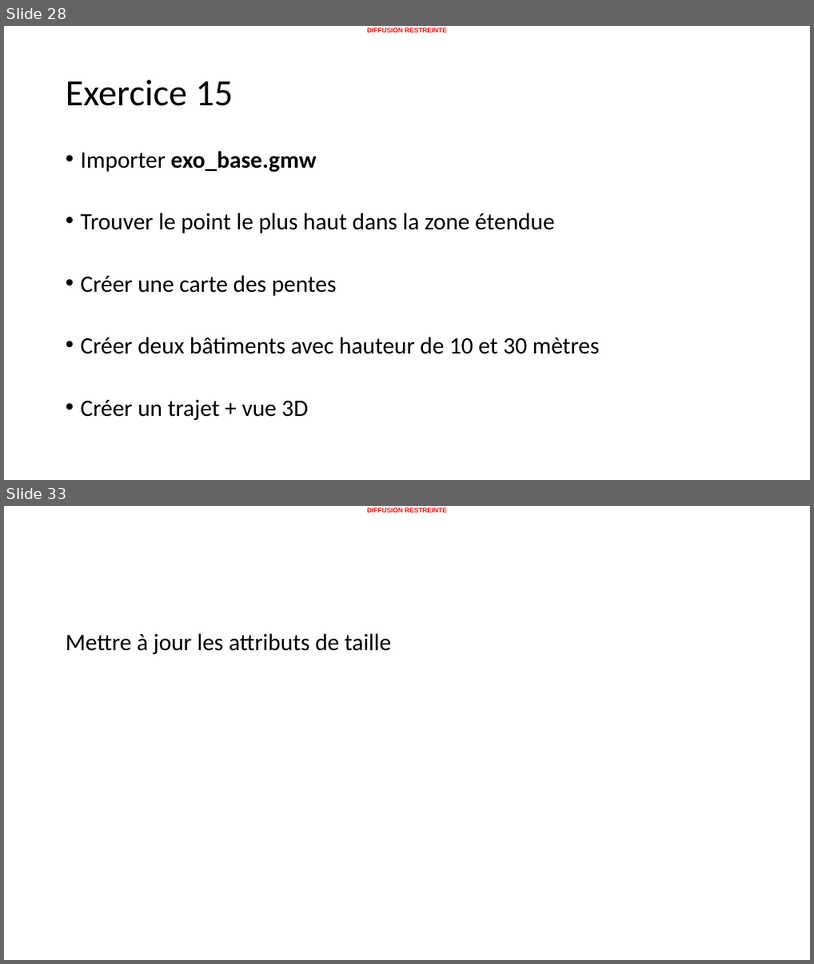
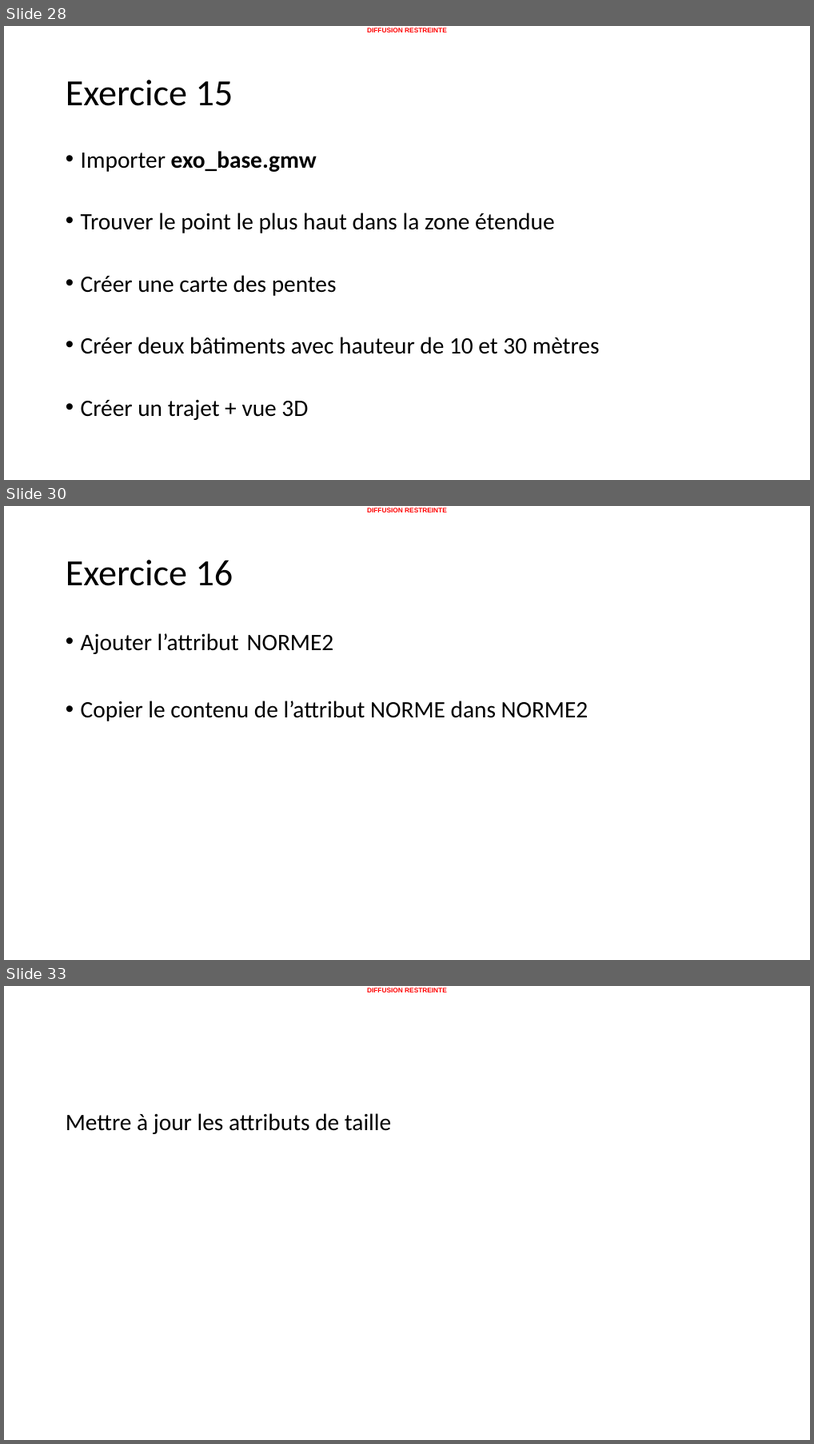
Before and after one commit to 20100dbg/OutilsGeo, a slide deck: cours/GM - Travaux pratiques - drill.pptx. Shown one above the other, each under a label of ours: slides 28 and 33 before the commit, slides 28, 30 and 33 after it; the slides between them are not shown. The pictures are 814x964 and 814x1444 pixels, drawn with LibreOffice and Linux fonts; fonts in the diff are those of the drawing; background and template pictures are left out. Boxes give left, top, right and bottom in pixels: in the first picture for what was removed or moved away, otherwise in the second. Text is boxed around its words. In the diff, an @@ line names an element or a change of style, - is before the commit and + after.

```diff
--- a/cours/GM - Travaux pratiques - drill.pptx
+++ b/cours/GM - Travaux pratiques - drill.pptx
@@ slide 30 added at <box>4,506,810,960</box>, background #FFFFFF; not listed: 1 template element that a slide beside it also shows @@
@@ title added at <box>66,560,234,586</box>, 44 pt, text #000000 @@
+Exercice 16
@@ text added at <box>81,633,589,721</box>, 28 pt, text #000000 @@
+• Ajouter l’attribut NORME2
+• Copier le contenu de l’attribut NORME dans NORME2
```
Also in this commit, not shown: 4 slides changed, 1 other slide added, 2 slides removed, 13 other files.
